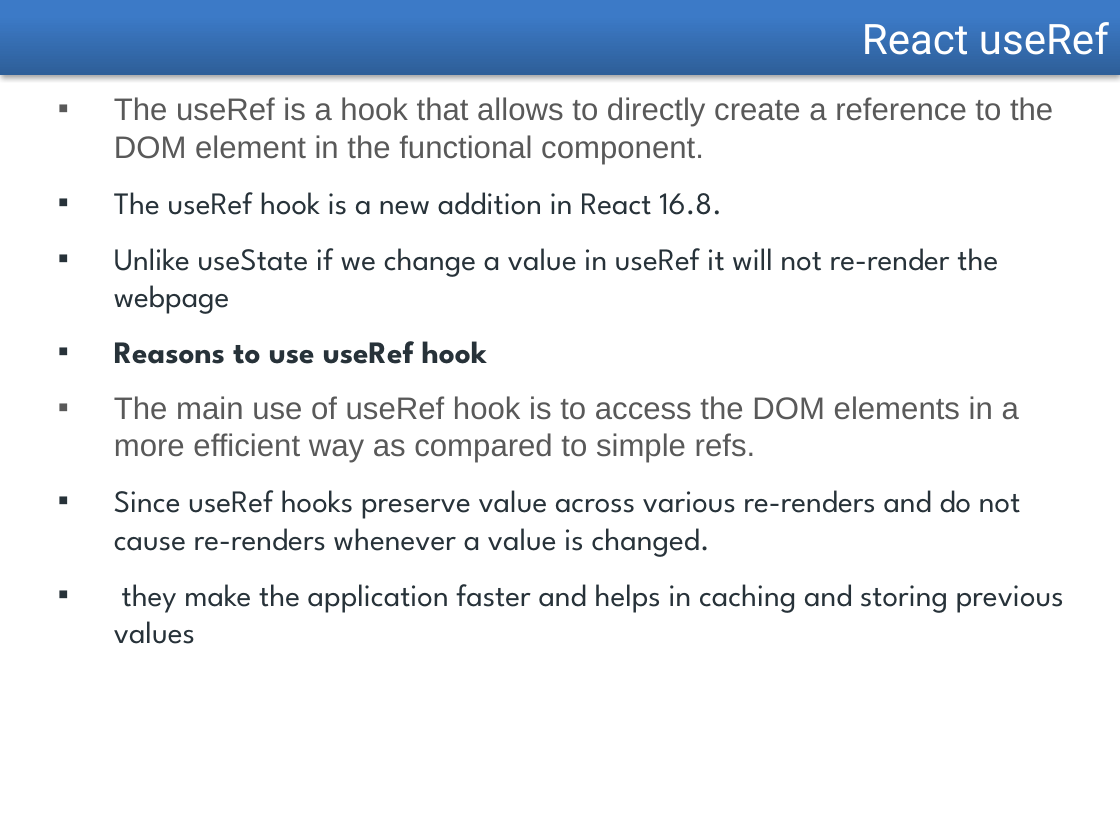
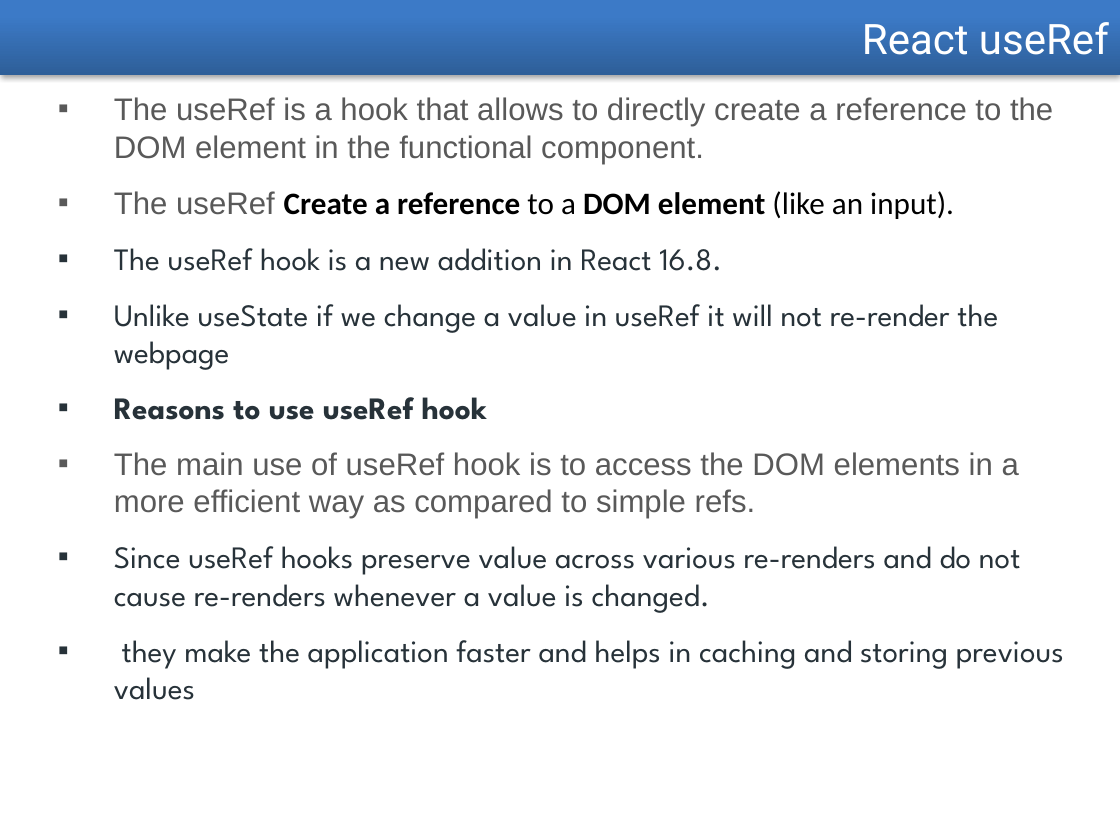
Before and after one commit to IDEDOTNETREACT/idedotnetreact, a slide deck: slide 12 of Week-10/React/React-Hooks.pptx. Drawn at 1120x840 pixels with LibreOffice and Linux fonts; fonts in the diff are those of the drawing. Boxes give left, top, right and bottom in pixels: in the first picture for what was removed or moved away, otherwise in the second. Text is boxed around its words. In the diff, an @@ line names an element or a change of style, - is before the commit and + after.

```diff
--- a/Week-10/React/React-Hooks.pptx
+++ b/Week-10/React/React-Hooks.pptx
@@ text at box(114, 191, 954, 219): paragraph added @@
+▪ The useRef Create a reference to a DOM element (like an input).
```
Also in this commit, not shown: 21 other files.
